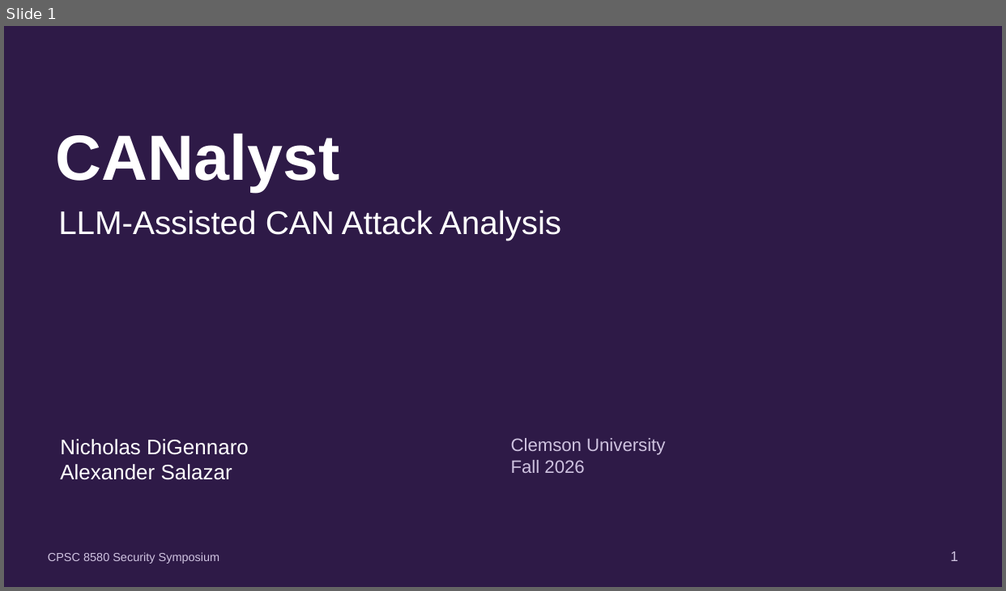
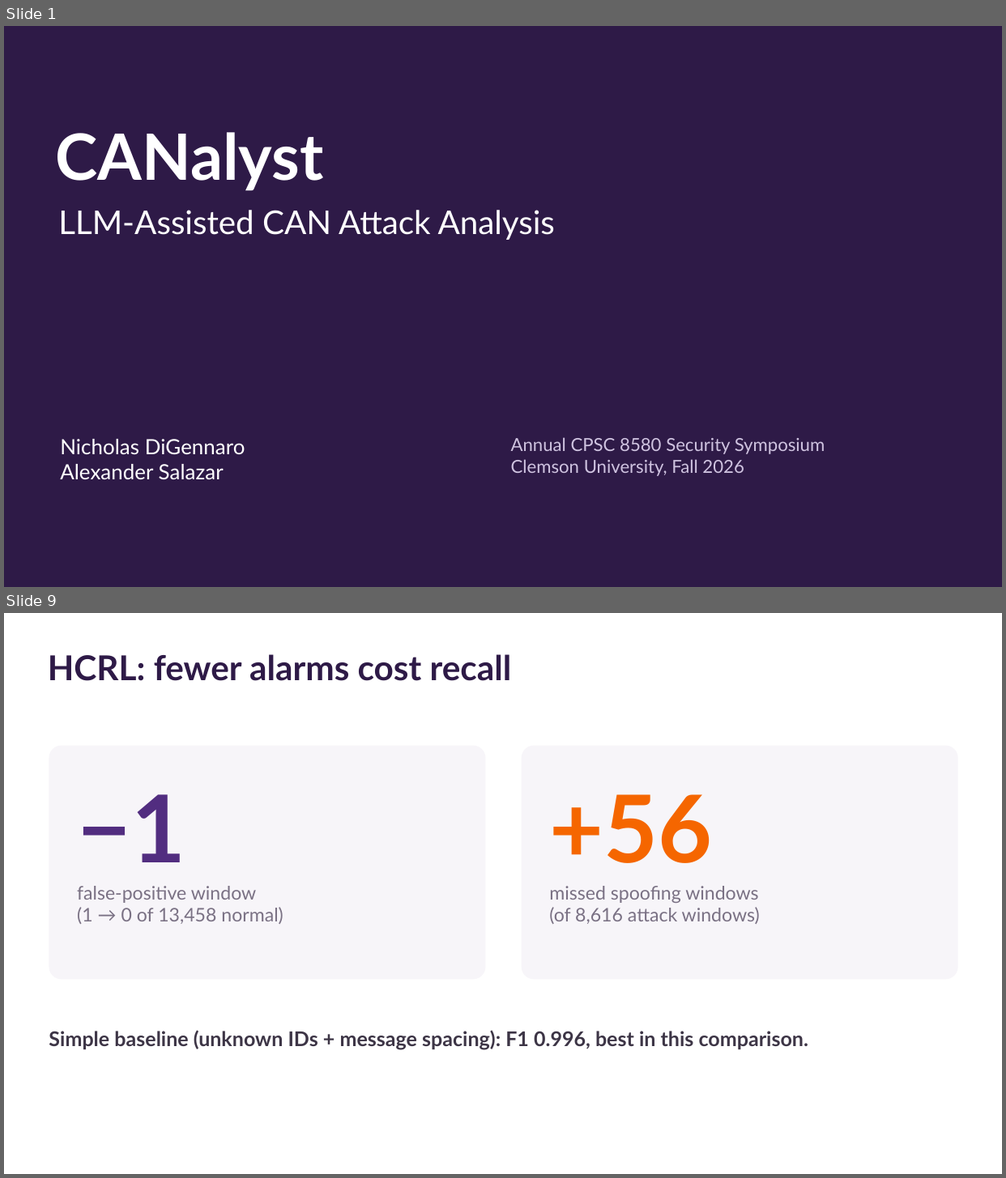
Before and after one commit to SaladbarAlex/CANalyst, a slide deck: output/presentation/CANalyst_Final_Presentation_20min_Class.pptx. Shown one above the other, each under a label of ours: slide 1 before the commit, slides 1 and 9 after it; the slides between them are not shown. The pictures are 1006x591 and 1006x1178 pixels, drawn with LibreOffice and Linux fonts; fonts in the diff are those of the drawing. Boxes give left, top, right and bottom in pixels: in the first picture for what was removed or moved away, otherwise in the second. Text is boxed around its words. In the diff, an @@ line names an element or a change of style, - is before the commit and + after.

```diff
--- a/output/presentation/CANalyst_Final_Presentation_20min_Class.pptx
+++ b/output/presentation/CANalyst_Final_Presentation_20min_Class.pptx
@@ slide 9 added at bbox=[4, 613, 1002, 1174], background #FFFFFF @@
@@ text added at bbox=[48, 654, 512, 681], 33 pt, text #2E1A47, bold @@
+HCRL: fewer alarms cost recall
@@ rounded rectangle added at bbox=[49, 746, 485, 979], fill #F7F5F9 @@
@@ rounded rectangle added at bbox=[522, 746, 957, 979], fill #F7F5F9 @@
@@ text added at bbox=[77, 794, 185, 862], 90 pt, text #522D80, bold @@
+−1
@@ text added at bbox=[549, 794, 712, 863], 90 pt, text #F56600, bold @@
++56
@@ text added at bbox=[77, 886, 283, 924], 18 pt, text #7A7184 @@
+false-positive window
+(1 → 0 of 13,458 normal)
@@ text added at bbox=[549, 886, 760, 924], 18 pt, text #7A7184 @@
+missed spoofing windows
+(of 8,616 attack windows)
@@ text added at bbox=[49, 1030, 808, 1050], 19.5 pt, text #3D3546, bold @@
+Simple baseline (unknown IDs + message spacing): F1 0.996, best in this comparison.
@@ slide 1 changed as well @@
@@ font Arial to Lato in 3 elements at bbox=[56, 132, 324, 191], bbox=[58, 210, 555, 240], bbox=[60, 439, 245, 480] @@
@@ text at bbox=[511, 437, 825, 476]: text changed; font Arial to Lato @@
-Clemson University
-Fall 2026
+Annual CPSC 8580 Security Symposium
+Clemson University, Fall 2026
@@ text removed at bbox=[48, 552, 220, 564] @@
-CPSC 8580 Security Symposium
@@ text removed at bbox=[950, 552, 958, 561] @@
-1
```
Also in this commit, not shown: 10 other slides changed, 14 other slides added, 15 slides removed, 7 other files.
